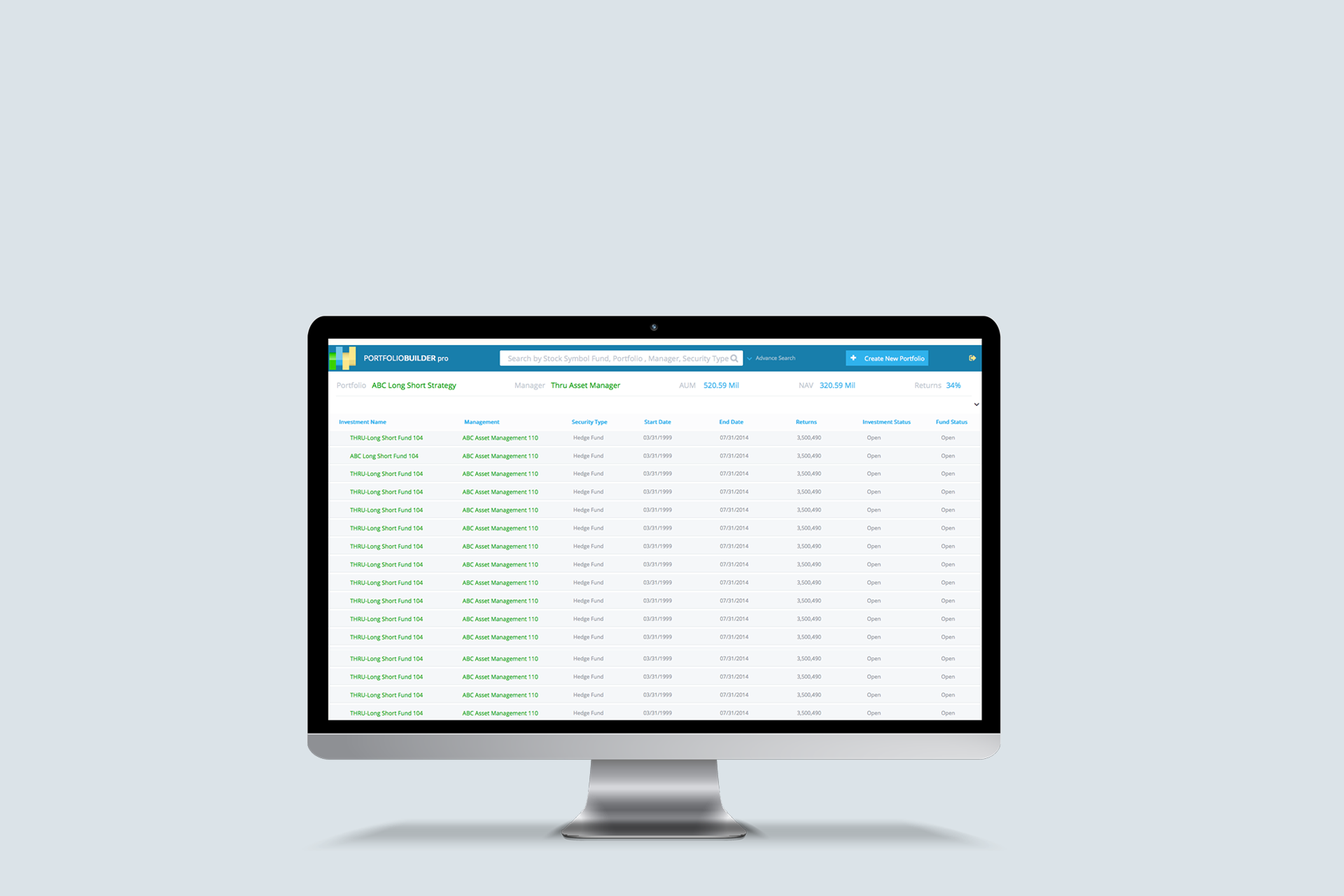
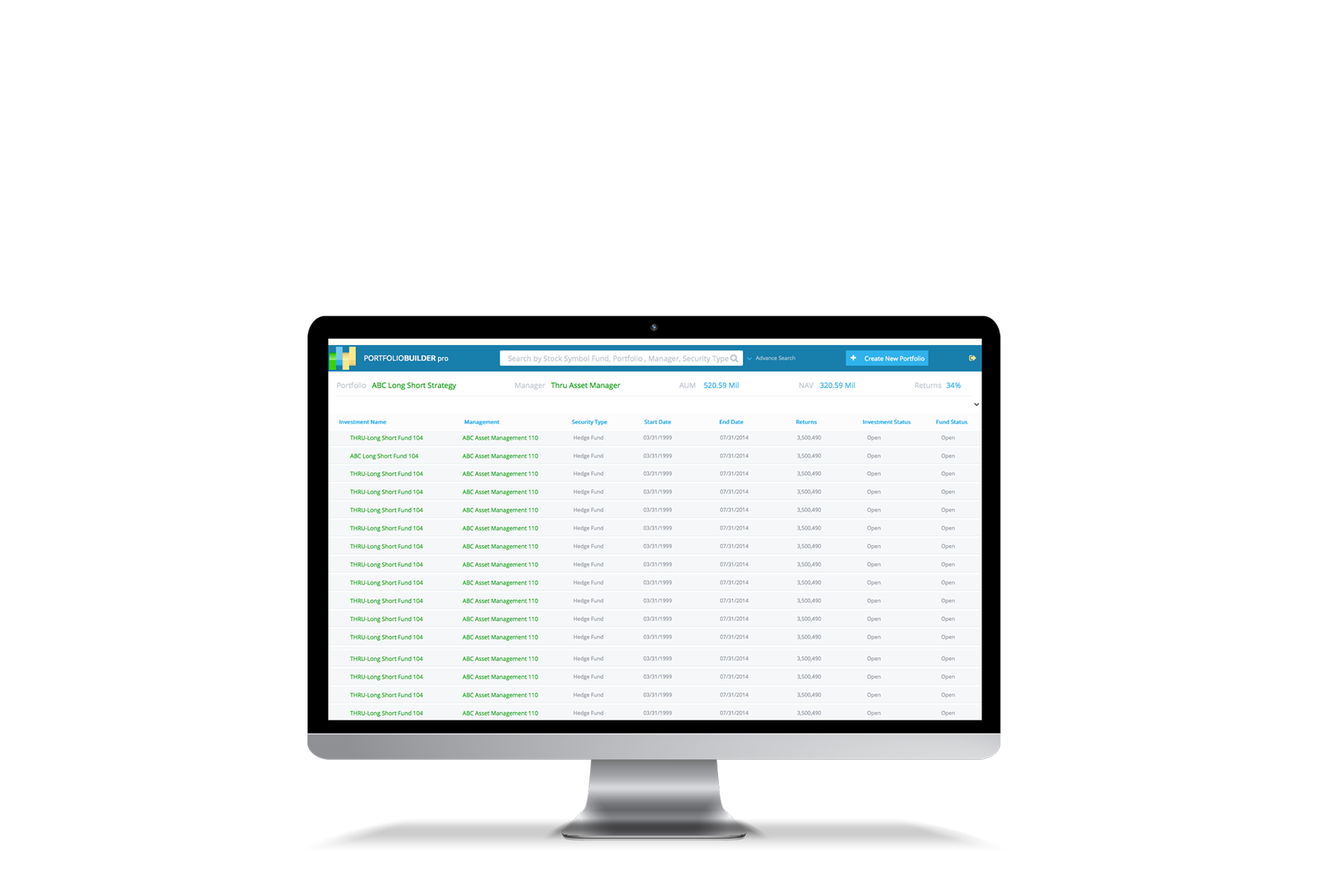
Layers edited between the first and the second 1344px x 896px image:
hid "Layer 2" over (x1=0, y1=0, x2=1344, y2=896)
